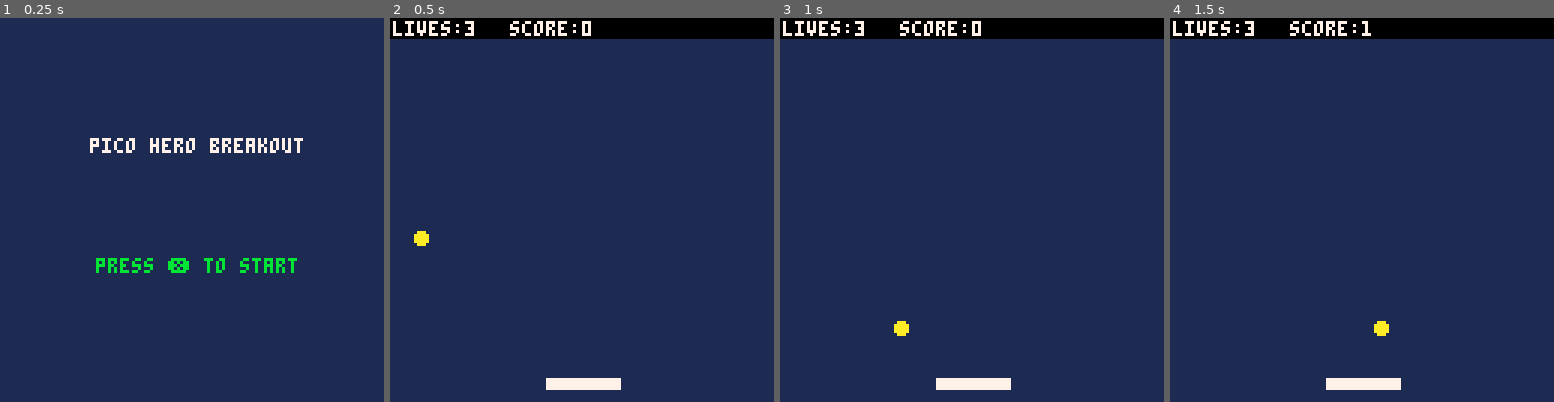
Above: before the commit, frames 1-4 (left to right).
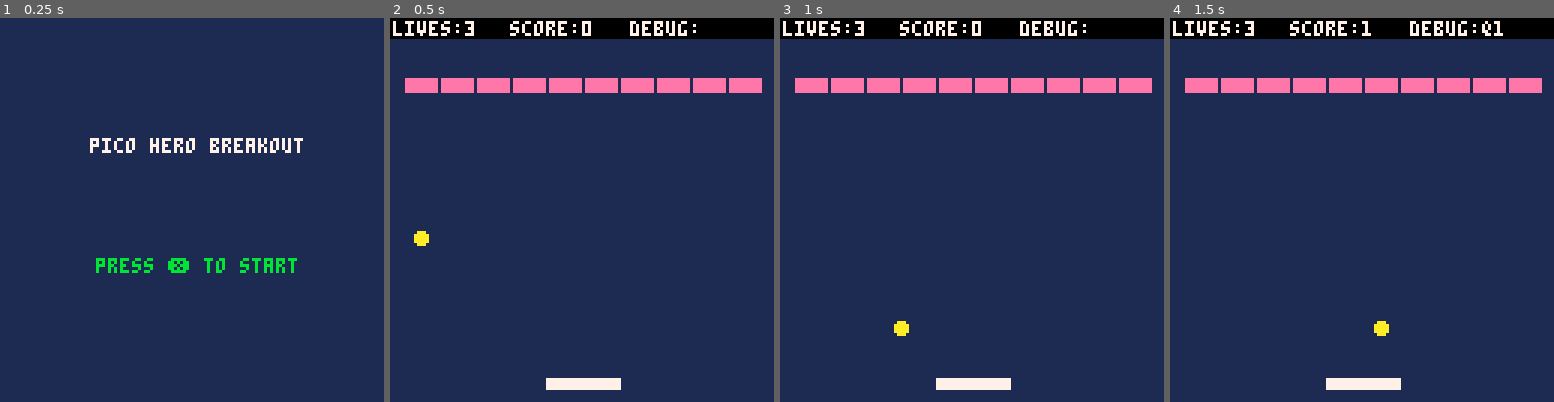
Above: after the commit, the same moments.

Repository: grantconnerywalker/MyPico-8Carts
Game: PICO-8 cartridge mybreakout.p8
Two runs of this game, one before a commit and one after it. Both use one fixed random seed, a clock stepped at 60 frames per second and the inputs below.
Inputs:
- Up to frame 1 (0.25 s): no input
- Up to frame 2 (0.5 s): tap X (X key) at 0.33 s
- Up to frame 3 (1 s): no input
- Up to frame 4 (1.5 s): tap X (X key) at 1.07 s

Frame 1 is identical in both runs. In frame 2, 3.7% of the frame differs, in the area x 3-97%, y 0-20%; in frame 3, 3.7%; in frame 4, 3.8%.

Commit message:
Update mybreakout.p8

Diff:
--- a/mybreakout.p8
+++ b/mybreakout.p8
@@ -41,6 +41,7 @@
 	nextx=ball_x+ball_dx
 	nexty=ball_y+ball_dy
 
+	-- check if ball hit pad
 	if ball_box(nextx,nexty,pad_x,pad_y,pad_w,pad_h) then
 		-- find out which direction to deflect
   if deflx_ball_box(ball_x,ball_y,ball_dx,ball_dy,pad_x,pad_y,pad_w,pad_h) then
@@ -51,6 +52,29 @@
 		score+=1
 		sfx(1)
 	end
+
+	-- check if ball hit brick
+	for i=1,#brick_x do
+		if brick_v[i] and ball_box(nextx,nexty,brick_x[i],brick_y[i],brick_w,brick_h) then
+			-- find out which direction to deflect
+	  if deflx_ball_box(ball_x,ball_y,ball_dx,ball_dy,brick_x[i],brick_y[i],brick_w,brick_h) then
+	   ball_dx = -ball_dx
+	  else
+	   ball_dy = -ball_dy
+	  end
+			score+=10
+			brick_v[i]=false
+			sfx(5)
+		end
+	end
+
+	-- check if win
+	-- todo change to wingame()
+	local finish=true
+	for i=1,#brick_v do
+		if brick_v[i] then finish = false end
+	end
+	if finish then gameover() end
 
 	ball_x=nextx
 	ball_y=nexty
@@ -94,14 +118,22 @@
 	-- fill background
 	cls(1)
 
-	-- draw updates
+	-- draw ball and paddle
 	print(message, 0, 0, 8)
  circfill(ball_x,ball_y,ball_r,ball_color)
 	rectfill(pad_x,pad_y,pad_x+pad_w,pad_y+pad_h,7)
 
+	-- draw bricks
+	for i=1,#brick_x do
+		if brick_v[i] then
+			rectfill(brick_x[i],brick_y[i],brick_x[i]+brick_w,brick_y[i]+brick_h,brick_c)
+		end
+	end
+
 	rectfill(0,0,128,banner,0)
 	print("lives:"..lives,1,1,7)
 	print("score:"..score,40,1,7)
+	print("debug:"..debug1,80,1,7)
 end
 
 function draw_start()
@@ -135,8 +167,31 @@
 	pad_w=24
 	pad_h=3
 
+	brick_x={}
+	brick_y={}
+	brick_v={}
+	brick_w=10
+	brick_h=4
+	brick_c=14
+	buildbricks()
+
 	lives=3
 	score=0
+
+	--debug
+	debug1=""
+end
+
+function buildbricks()
+	local i
+	brick_x={}
+	brick_y={}
+	brick_v={}
+	for i=1,10 do
+		add(brick_x,5+(i-1)*(brick_w+2)) --increment 60
+		add(brick_y,20)
+		add(brick_v,true)
+	end
 end
 
 function gameover()
@@ -145,8 +200,8 @@
 end
 
 function serveball()
-	ball_x=1 --position
-	ball_y=64
+	ball_x=5 --position
+	ball_y=33
 	ball_dx=1 -- speed
 	ball_dy=1
 end
Not shown, changed: the sound effects (__sfx__) section of mybreakout.p8
